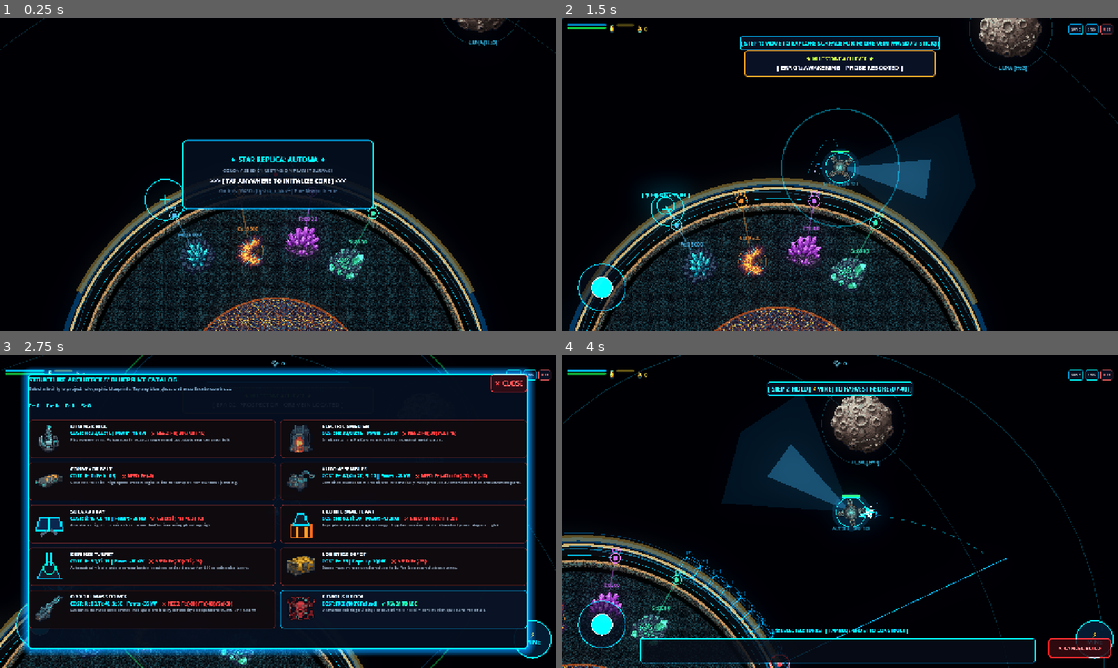
Above: before the commit, frames 1-4 (two rows, left to right).
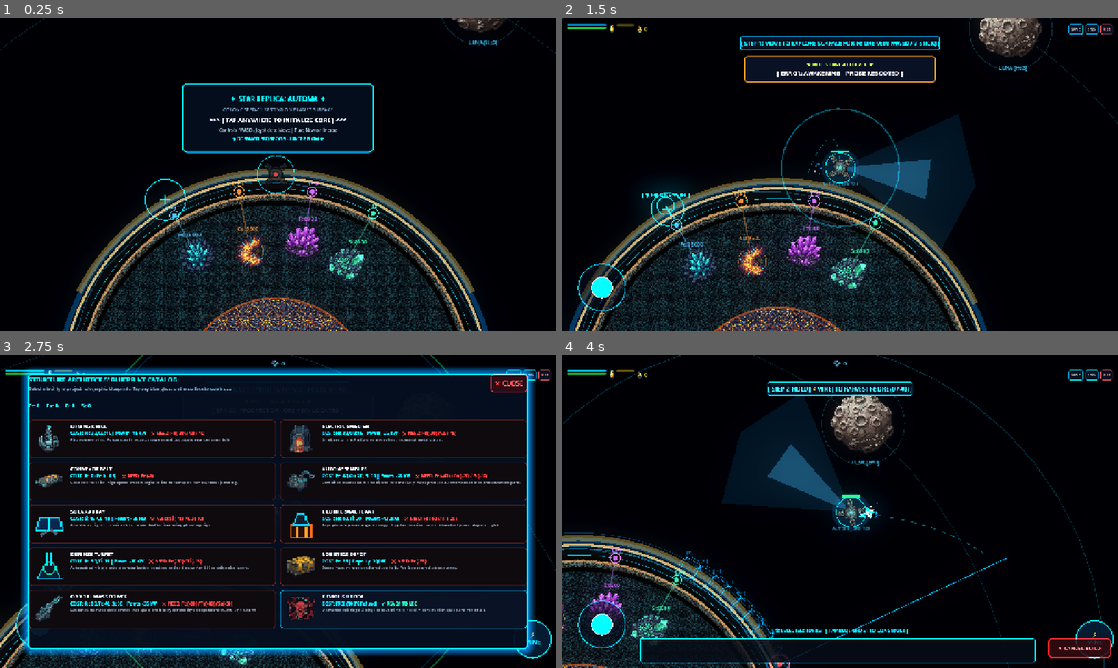
Above: after the commit, the same moments.

Repository: wak-shogo/ReplicaAutomata-
Game: Godot game, scene res://scenes/main.tscn
Two runs of this game, one before a commit and one after it. Both use one fixed random seed, a clock stepped at 60 frames per second and the inputs below.
Inputs (mouse positions are in pixels of both pictures, inside the frame that each line leads up to):
- Up to frame 1 (0.25 s): no input
- Up to frame 2 (1.5 s): tap Enter at 0.5 s; move the mouse to (962, 158) at 0.52 s; hold D 0.53-1.25 s; hold Shift 0.53-1.25 s; click (962, 158) at 0.67 s; tap Space at 0.77 s; drag from (728, 190) to (812, 237) at 1.27 s
- Up to frame 3 (2.75 s): move the mouse to (333, 442) at 2.02 s; hold D from 2.03 s (still down); tap B at 2.1 s
- Up to frame 4 (4 s): release D at 2.75 s; tap Enter at 2.75, 3.5 s; drag from (812, 574) to (673, 464) at 2.77 s; move the mouse to (1006, 558) at 3.52 s; hold A from 3.53 s (still down); tap E at 3.6 s; tap Space at 3.77 s

The runs differ from the first frame. In frame 1, 4.3% of the frame differs, in the area x 32-68%, y 20-62%; in frame 2, 2.1%; in frame 3, less than 0.1%; in frame 4, nothing differs.

Commit message:
style: refine dormant card position and milestone banner vertical offset

Diff:
--- a/scripts/ui/hud.gd
+++ b/scripts/ui/hud.gd
@@ -956,9 +956,9 @@
 	boot_card.anchor_top = 0.5
 	boot_card.anchor_bottom = 0.5
 	boot_card.offset_left = -220.0
-	boot_card.offset_top = -80.0
+	boot_card.offset_top = -210.0
 	boot_card.offset_right = 220.0
-	boot_card.offset_bottom = 80.0
+	boot_card.offset_bottom = -50.0
 	boot_card.mouse_filter = Control.MOUSE_FILTER_PASS
 
 	var sb_boot = StyleBoxFlat.new()
@@ -1007,8 +1007,15 @@
 	b_hint.text = "Controls: WASD / Joystick to Move | Pure Newton Inertia"
 	b_hint.horizontal_alignment = HORIZONTAL_ALIGNMENT_CENTER
 	b_hint.add_theme_font_size_override("font_size", 10)
-	b_hint.add_theme_color_override("font_color", Color(0.5, 0.7, 0.9, 0.65))
+	b_hint.add_theme_color_override("font_color", Color(0.8, 0.95, 1.0, 0.95))
 	boot_vbox.add_child(b_hint)
+
+	var b_pointer = Label.new()
+	b_pointer.text = "▼ DORMANT PROBE ON SURFACE BELOW ▼"
+	b_pointer.horizontal_alignment = HORIZONTAL_ALIGNMENT_CENTER
+	b_pointer.add_theme_font_size_override("font_size", 10)
+	b_pointer.add_theme_color_override("font_color", Color(0.2, 2.2, 2.8, 0.9))
+	boot_vbox.add_child(b_pointer)
 
 	# ========================================================
 	# 8. マイルストーン達成バナー (MILESTONE BANNER)
@@ -1019,8 +1026,8 @@
 	milestone_panel.anchor_right = 0.5
 	milestone_panel.offset_left = -220.0
 	milestone_panel.offset_right = 220.0
-	milestone_panel.offset_top = 75.0
-	milestone_panel.offset_bottom = 135.0
+	milestone_panel.offset_top = 88.0
+	milestone_panel.offset_bottom = 148.0
 	var sb_mile = StyleBoxFlat.new()
 	sb_mile.bg_color = Color(0.04, 0.08, 0.16, 0.92)
 	sb_mile.border_color = Color(1.2, 0.8, 0.2, 0.85)
Binary file changed: docs/art/test_00_dormant_probe.png
Binary file changed: docs/art/test_01_blueprint_hologram.png
Binary file changed: docs/art/test_02_drones_welding.png
Binary file changed: docs/art/test_03_belt_drag_blueprint.png
Binary file changed: docs/art/test_04_air_raid_turret.png
Binary file changed: docs/art/test_05_swarm_megastructure.png
Binary file changed: docs/art/test_06_macro_map.png
Binary file changed: docs/art/test_07_assault_boss.png
Binary file changed: docs/art/test_08_celestial_mining.png
Binary file changed: docs/art/test_09_blackhole_singularity.png
Binary file changed: docs/art/test_10_surface_clamping.png
Binary file changed: docs/art/test_11_solar_scale_hierarchy.png
(and 2 more such lines)
